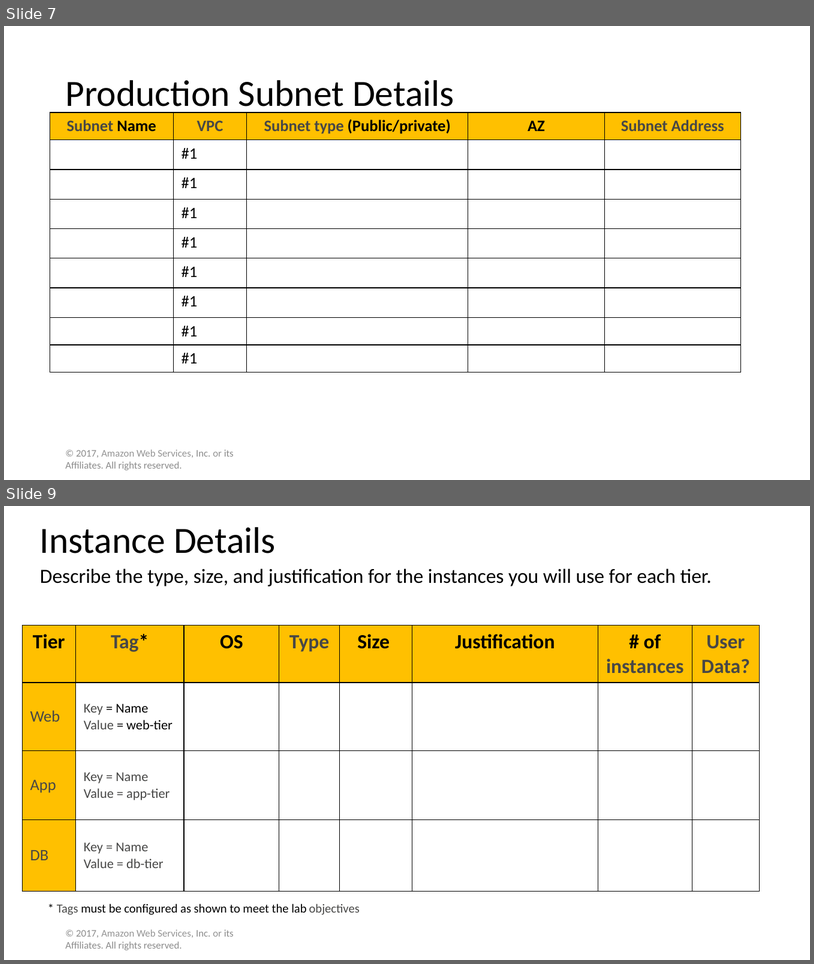
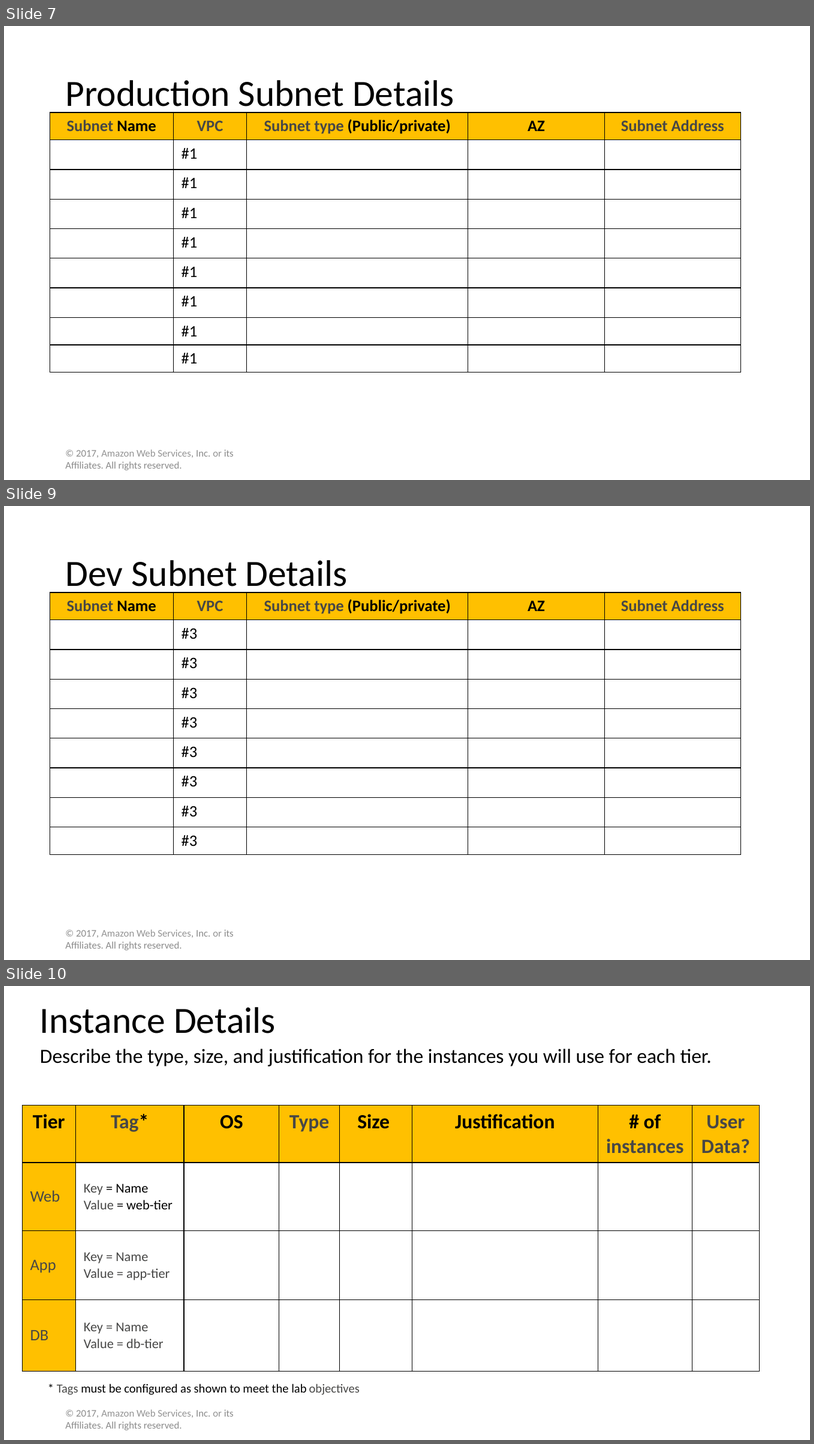
Before and after one commit to WilliamCareySemiColon/college_y3, a slide deck: Cloud_Computing/Labs/Assignment/part 1/solution temp.pptx. Shown one above the other, each under a label of ours: slides 7 and 9 before the commit, slides 7, 9 and 10 after it; the slides between them are not shown. The pictures are 814x964 and 814x1444 pixels, drawn with LibreOffice and Linux fonts; fonts in the diff are those of the drawing. Boxes give left, top, right and bottom in pixels: in the first picture for what was removed or moved away, otherwise in the second. Text is boxed around its words. In the diff, an @@ line names an element or a change of style, - is before the commit and + after.

```diff
--- a/Cloud_Computing/Labs/Assignment/part 1/solution temp.pptx
+++ b/Cloud_Computing/Labs/Assignment/part 1/solution temp.pptx
@@ slide 9 added at [4, 506, 810, 960], background #FFFFFF @@
@@ title added at [65, 560, 348, 595], 44 pt, text #000000 @@
+Dev Subnet Details
@@ table added at [50, 592, 742, 854], 9 rows, 5 columns @@
+Subnet Name | VPC | Subnet type (Public/private) | AZ | Subnet Address
+ | #3 |  |  | 
+ | #3 |  |  | 
+ | #3 |  |  | 
+ | #3 |  |  | 
+ | #3 |  |  | 
+ | #3 |  |  | 
+ | #3 |  |  | 
+ | #3 |  |  | 
@@ text added at [65, 929, 234, 950], 12 pt, text #8C8C8C @@
+© 2017, Amazon Web Services, Inc. or its Affiliates. All rights reserved.
@@ what was slide 9 is now slide 10 @@
```
Also in this commit, not shown: 4 slides changed, 21 other files.
